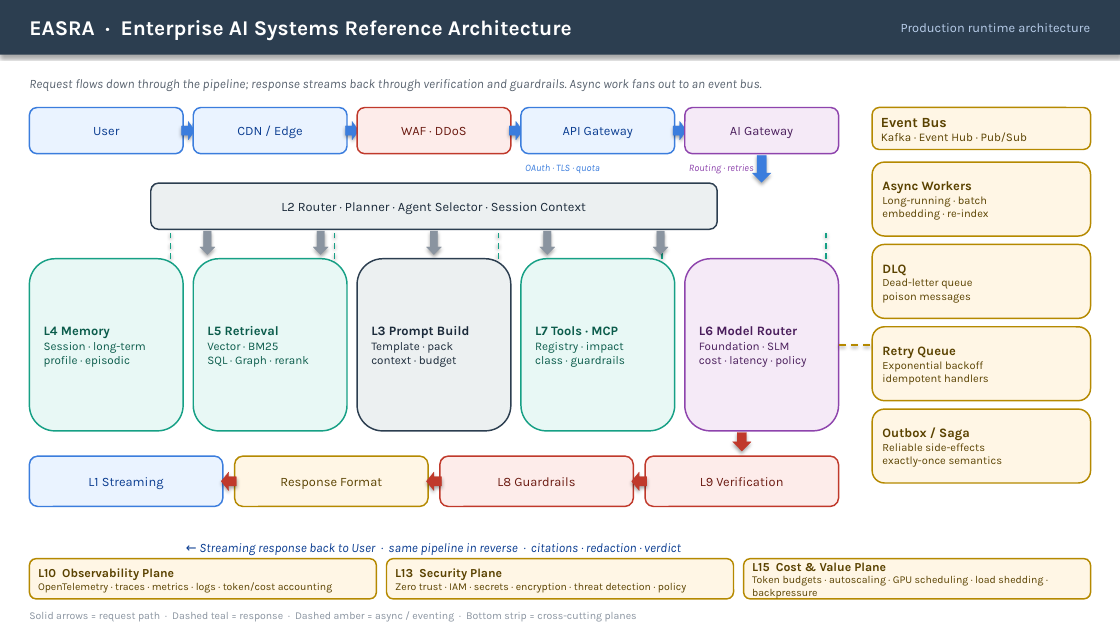
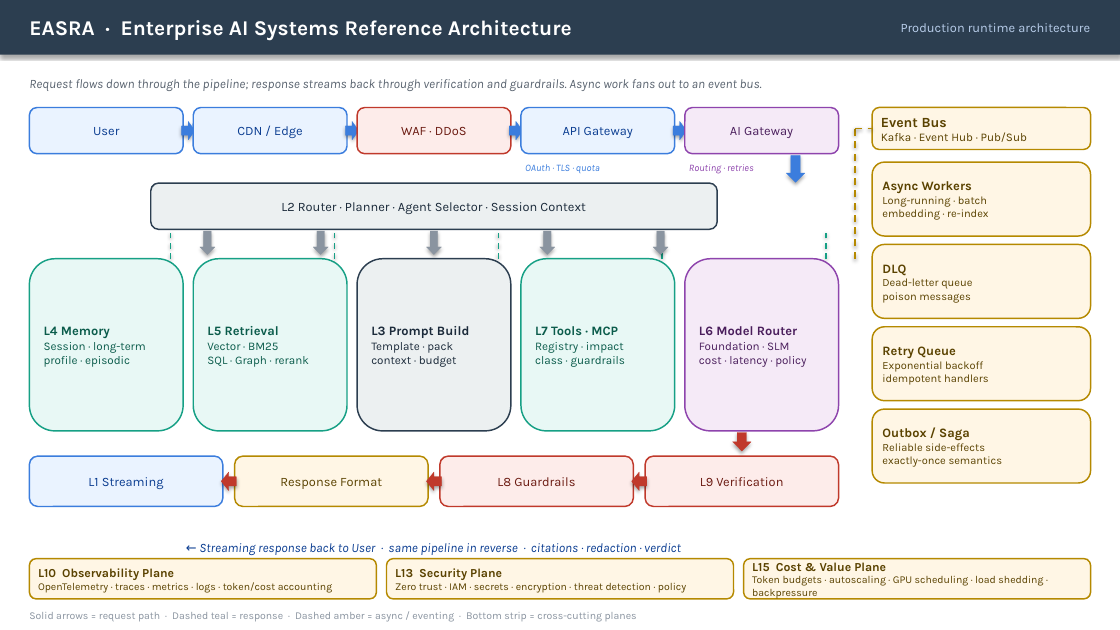
Before and after one commit to KarthikeyanDhanakotti/EASRA, a slide deck: slide 7 of conference/EASRA-LinkedIn-Carousel.pptx. Drawn at 1120x630 pixels with LibreOffice and Linux fonts; fonts in the diff are those of the drawing. Boxes give left, top, right and bottom in pixels: in the first picture for what was removed or moved away, otherwise in the second. Text is boxed around its words. In the diff, an @@ line names an element or a change of style, - is before the commit and + after.

```diff
--- a/conference/EASRA-LinkedIn-Carousel.pptx
+++ b/conference/EASRA-LinkedIn-Carousel.pptx
@@ line moved from (839, 344) - (872, 344) to (855, 259) - (855, 129) @@
@@ line added from (855, 129) to (872, 129), #B58900 1.5 pt dashed @@
@@ down arrow moved from (x1=753, y1=155, x2=771, y2=182) to (x1=786, y1=155, x2=805, y2=182) @@
```
Also in this commit, not shown: 3 other files.
